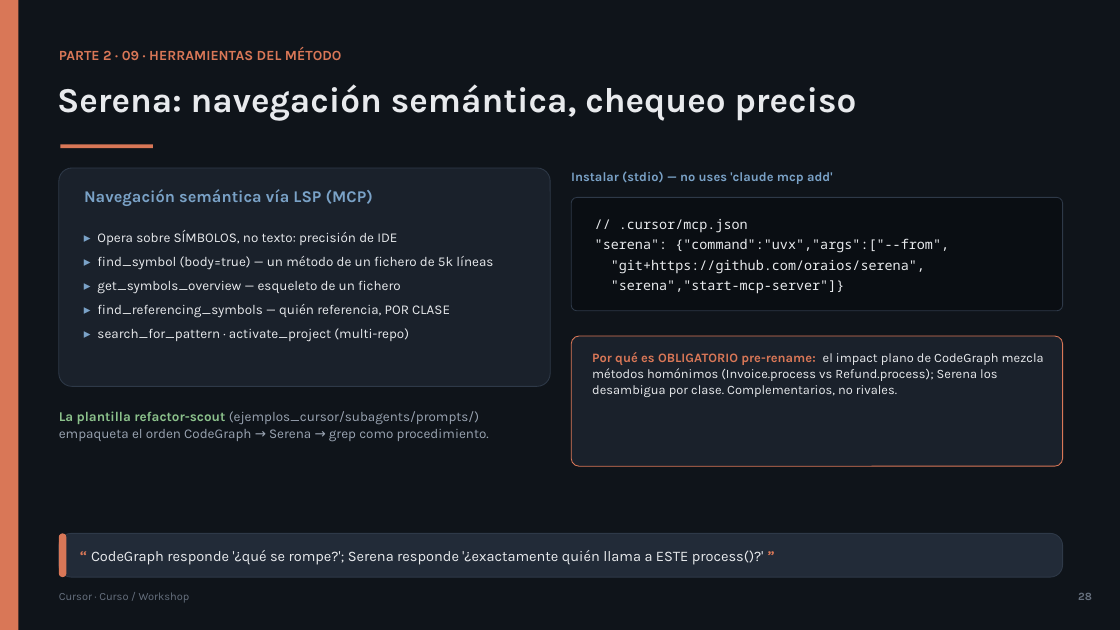
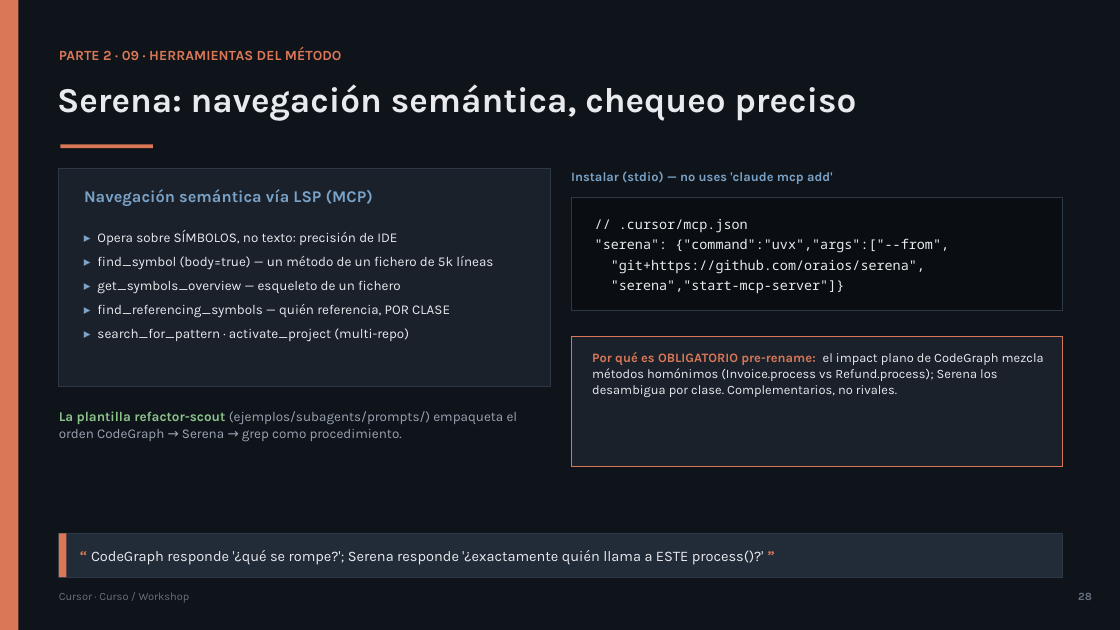
Before and after one commit to olonok69/cursor_code_ml_engineer, a slide deck: slide 28 of presentacion/Cursor_Presentacion.pptx. Drawn at 1120x630 pixels with LibreOffice and Linux fonts; fonts in the diff are those of the drawing. Boxes give left, top, right and bottom in pixels: in the first picture for what was removed or moved away, otherwise in the second. Text is boxed around its words. In the diff, an @@ line names an element or a change of style, - is before the commit and + after.

```diff
--- a/presentacion/Cursor_Presentacion.pptx
+++ b/presentacion/Cursor_Presentacion.pptx
@@ text at (x1=59, y1=411, x2=518, y2=442): text changed @@
-La plantilla refactor-scout (ejemplos_cursor/subagents/prompts/) empaqueta el orden CodeGraph → Serena → grep como procedimiento.
+La plantilla refactor-scout (ejemplos/subagents/prompts/) empaqueta el orden CodeGraph → Serena → grep como procedimiento.
@@ rounded rectangle to rectangle in 5 elements at (x1=59, y1=168, x2=550, y2=386), (x1=571, y1=197, x2=1063, y2=311), (x1=571, y1=336, x2=1063, y2=466), (x1=59, y1=534, x2=1063, y2=577), (x1=59, y1=534, x2=66, y2=577) @@
```
Also in this commit, not shown: 35 other slides changed, 8 other files.
